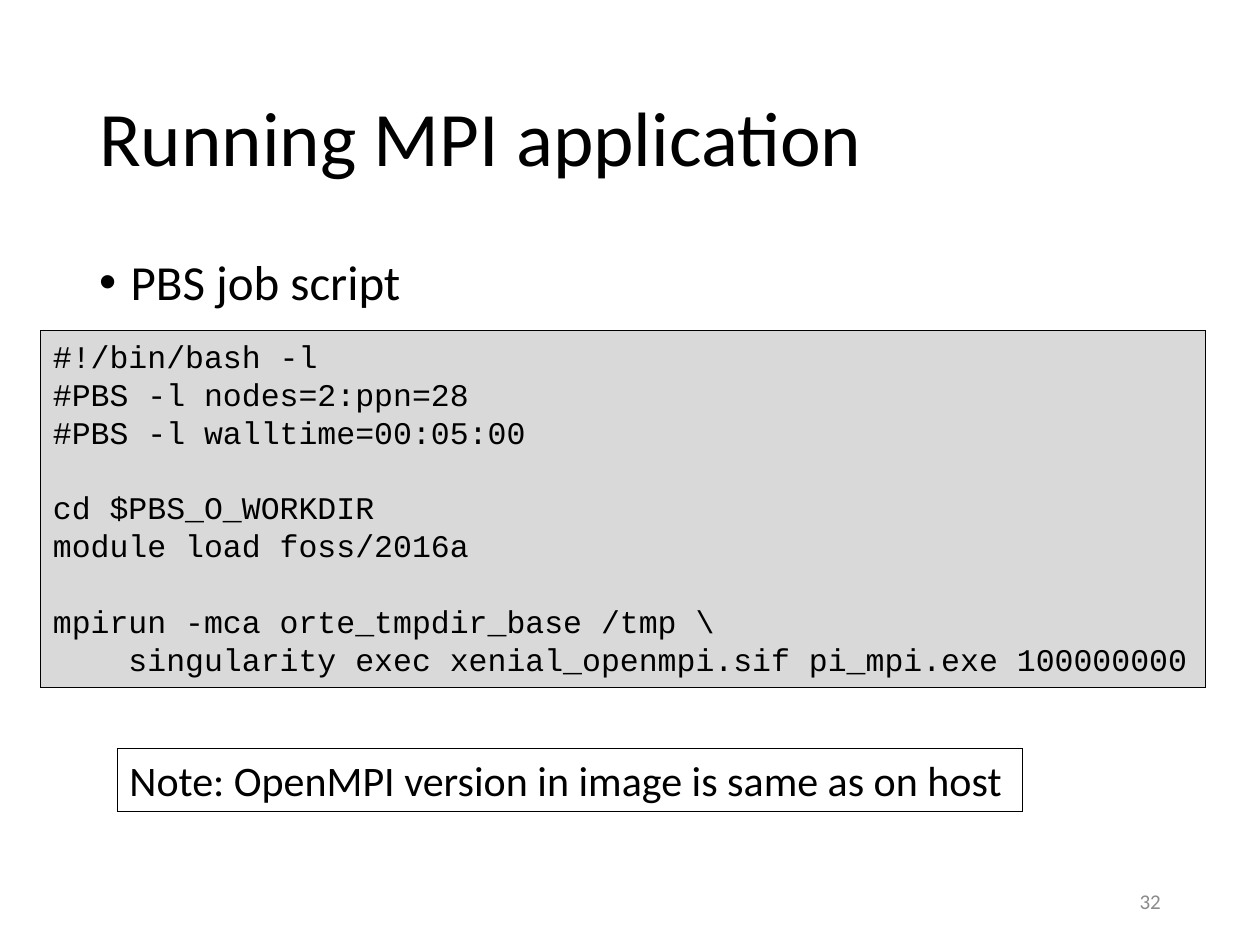
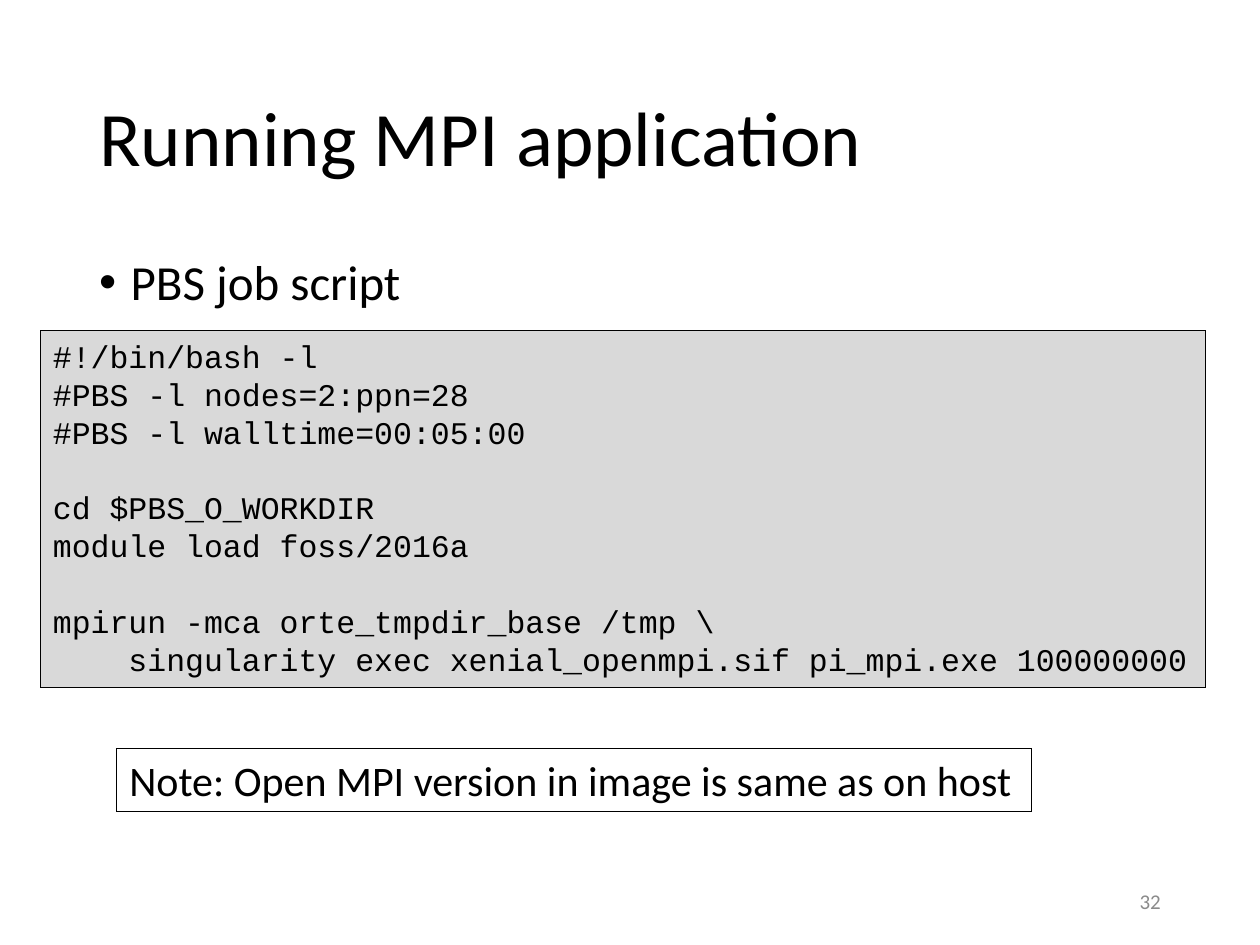
Before and after one commit to gjbex/Containers-for-HPC, a slide deck: slide 32 of singularity.pptx. Drawn at 1260x945 pixels with LibreOffice and Linux fonts; fonts in the diff are those of the drawing. Boxes give left, top, right and bottom in pixels: in the first picture for what was removed or moved away, otherwise in the second. Text is boxed around its words. In the diff, an @@ line names an element or a change of style, - is before the commit and + after.

```diff
--- a/singularity.pptx
+++ b/singularity.pptx
@@ rectangle "Note: Open MPI version in ...": place and size @@
-rectangle "Note: Open MPI version in ..." at (117, 748, 1023, 811)
+rectangle "Note: Open MPI version in ..." at (117, 748, 1032, 811)
@@ text in rectangle at (129, 766, 1011, 804): spaces changed @@
-Note: OpenMPI version in image is same as on host
+Note: Open MPI version in image is same as on host
```
Also in this commit, not shown: 1 other slide changed.
